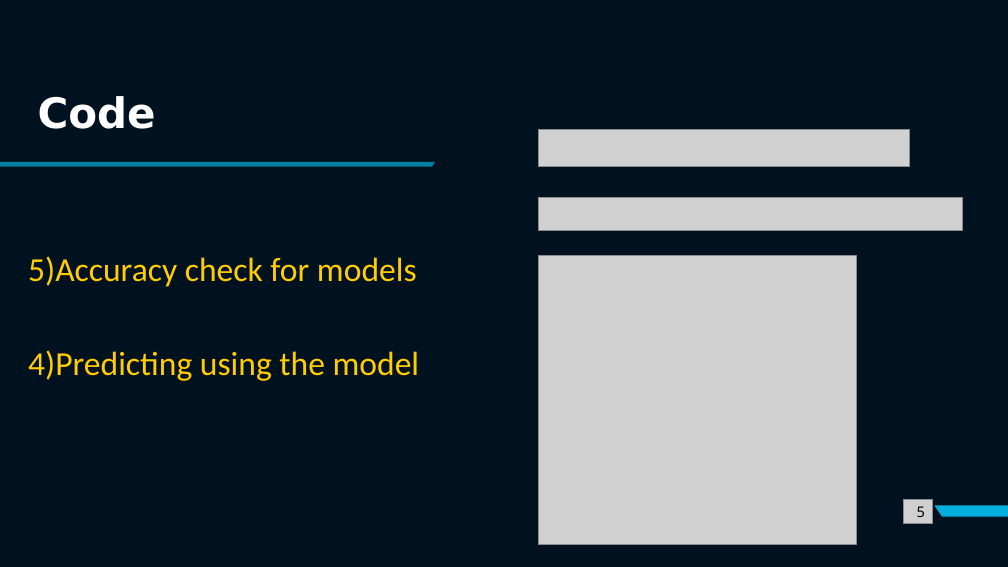
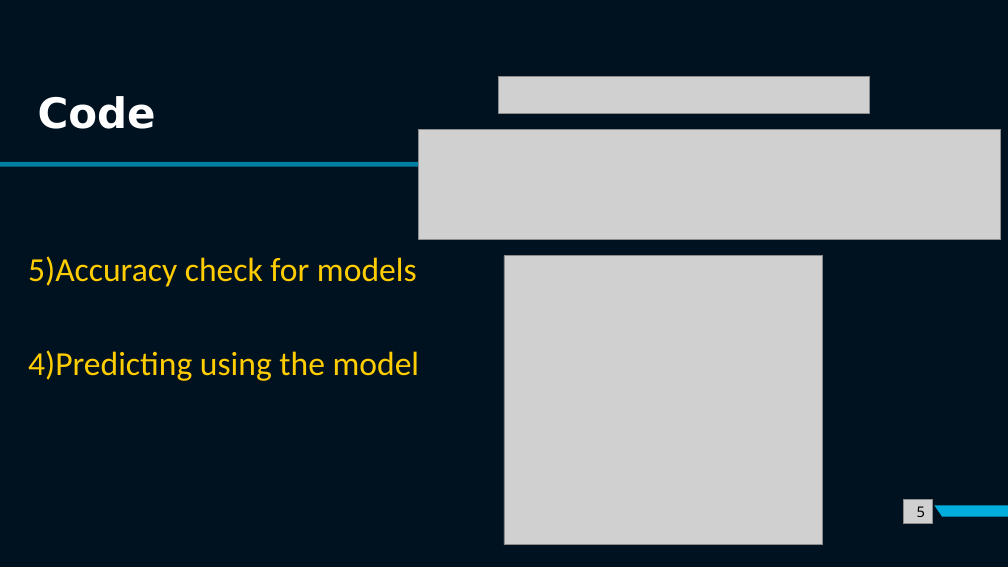
Before and after one commit to HackerSpace-PESU/fakenews-classifier, a slide deck: slide 5 of FinalProject.pptx. Drawn at 1008x567 pixels with LibreOffice and Linux fonts; fonts in the diff are those of the drawing; grey boxes stand for pictures. Boxes give left, top, right and bottom in pixels: in the first picture for what was removed or moved away, otherwise in the second. Text is boxed around its words. In the diff, an @@ line names an element or a change of style, - is before the commit and + after.

```diff
--- a/FinalProject.pptx
+++ b/FinalProject.pptx
@@ picture moved from (x1=538, y1=129, x2=910, y2=166) to (x1=499, y1=76, x2=870, y2=113) @@
@@ picture added at (x1=419, y1=130, x2=1001, y2=240) @@
@@ picture removed at (x1=538, y1=197, x2=963, y2=230) @@
@@ picture moved from (x1=538, y1=256, x2=857, y2=545) to (x1=504, y1=256, x2=823, y2=545) @@
```
Also in this commit, not shown: 8 other slides changed, 1 slide added.
